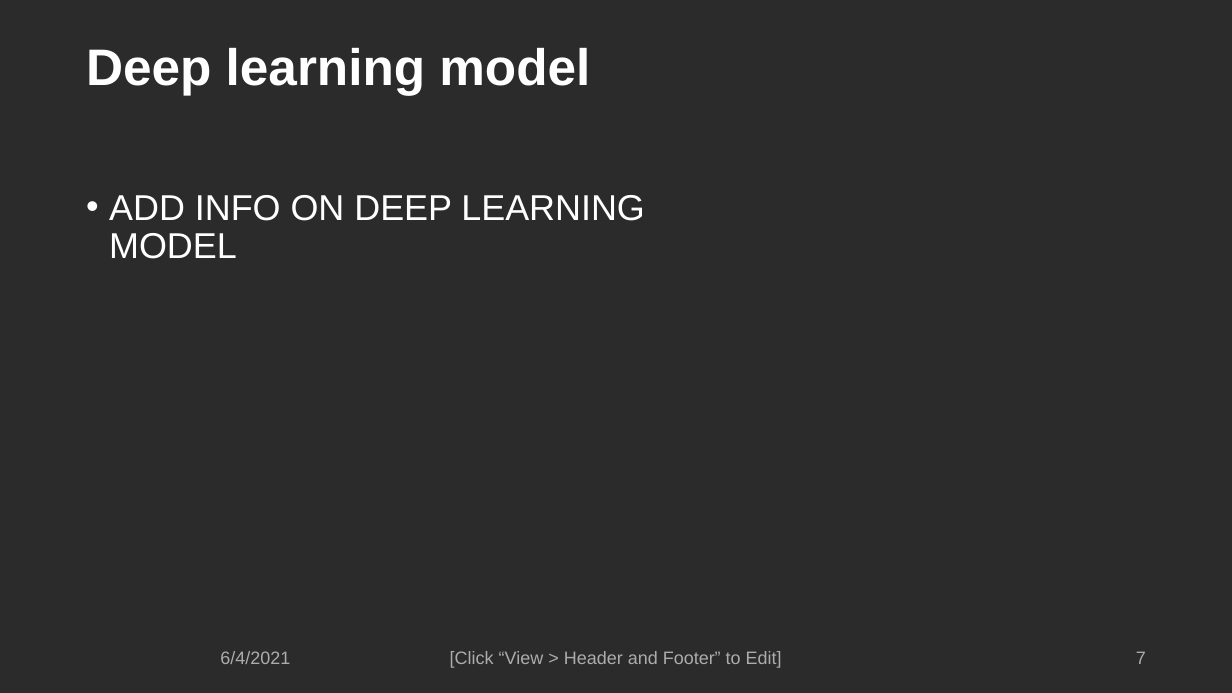
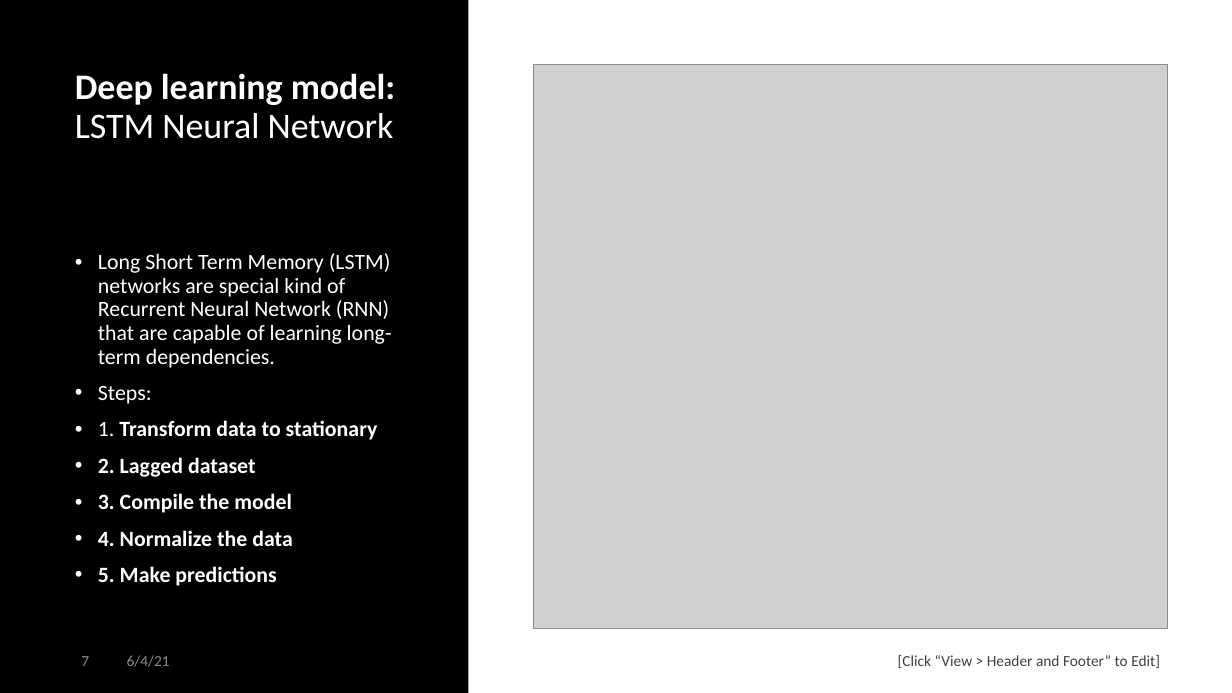
Before and after one commit to co237/forecasting_final, a slide deck: slide 8 of time_series_final_project_group10.pptx. Drawn at 1232x693 pixels with LibreOffice and Linux fonts; fonts in the diff are those of the drawing; grey boxes stand for pictures; background and template pictures are left out; a plain dark background stands for a picture behind light text. Boxes give left, top, right and bottom in pixels: in the first picture for what was removed or moved away, otherwise in the second. Text is boxed around its words. In the diff, an @@ line names an element or a change of style, - is before the commit and + after.

```diff
--- a/time_series_final_project_group10.pptx
+++ b/time_series_final_project_group10.pptx
@@ rectangle added at (469,0,1232,693), fill #FFFFFF @@
@@ title "Deep learning model: LSTM Neural ..." at (75,73,395,139): vertical alignment top to middle @@
@@ title at (75,73,395,139): text changed; size 40 to 28 pt; font Arial to Calibri @@
-Deep learning model
+Deep learning model:
+LSTM Neural Network
@@ picture added at (533,65,1167,628) @@
@@ text at (98,253,392,586): text changed; size 28 to 17 pt; font Arial to Calibri @@
-• ADD INFO ON DEEP LEARNING MODEL
+• Long Short Term Memory (LSTM) networks are special kind of Recurrent Neural Network (RNN) that are capable of learning long-term dependencies.
+• Steps:
+• 1. Transform data to stationary
+• 2. Lagged dataset
+• 3. Compile the model
+• 4. Normalize the data
+• 5. Make predictions
@@ page number: place and size @@
-page number at (1136,651,1146,664)
+page number at (81,656,89,666)
@@ page number at (81,656,89,666): size 14 to 12 pt, font Arial to Calibri, text colour #AFABAB to #8C8C8C; more space between paragraphs; vertical alignment top to middle @@
@@ text "6/4/21" at (127,655,170,667): vertical alignment top to middle @@
@@ text at (127,655,170,667): text changed; size 14 to 12 pt; font Arial to Calibri; text colour #AFABAB to #8C8C8C @@
-6/4/2021
+6/4/21
@@ text "[Click “View > Header and ...": place and size @@
-text "[Click “View > Header and ..." at (450,651,782,668)
+text "[Click “View > Header and ..." at (898,655,1160,668)
@@ text "[Click “View > Header and ..." at (898,655,1160,668): size 14 to 12 pt, font Arial to Calibri, text colour #AFABAB to #404040; alignment centre to right; more space between paragraphs; vertical alignment top to middle @@
```
Also in this commit, not shown: 9 other slides changed, 1 slide added.
